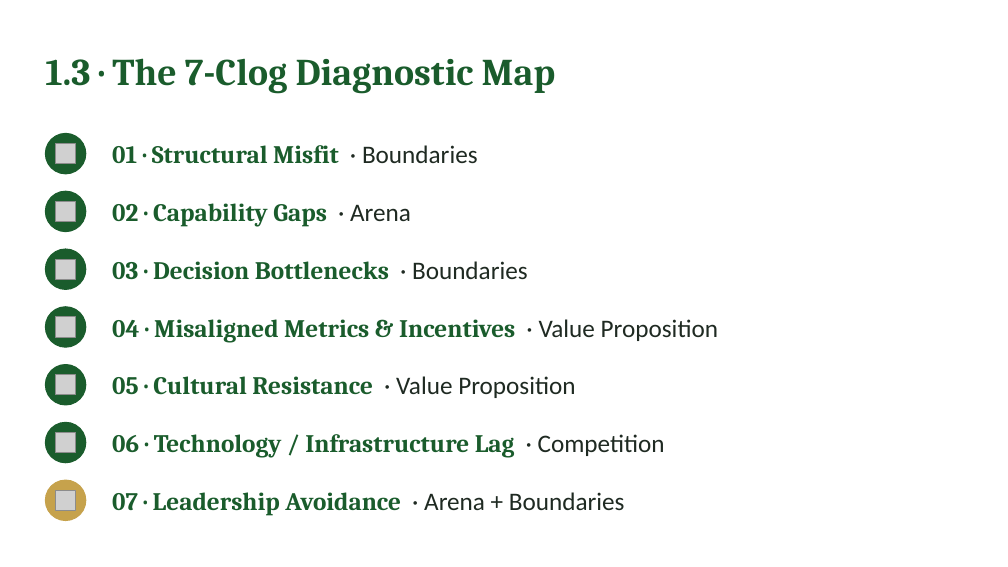
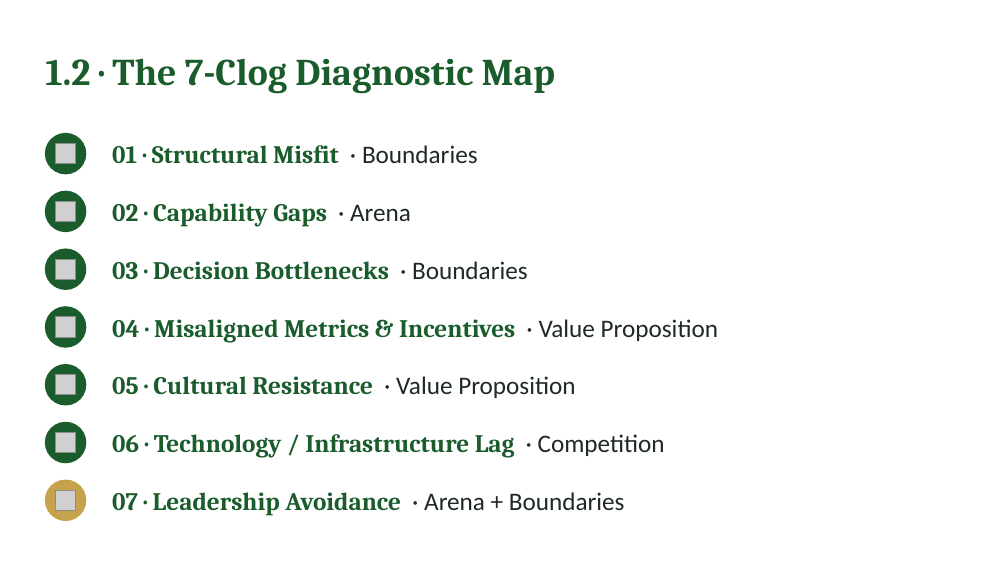
Before and after one commit to IBSL26/ibsl-platform, a slide deck: slide 6 of Unit decks/Unit 09 - Strategic Unclogging.pptx (slide 7 before the commit). Drawn at 1008x567 pixels with LibreOffice and Linux fonts; fonts in the diff are those of the drawing; grey boxes stand for pictures. Boxes give left, top, right and bottom in pixels: in the first picture for what was removed or moved away, otherwise in the second. Text is boxed around its words. In the diff, an @@ line names an element or a change of style, - is before the commit and + after.

```diff
--- a/Unit decks/Unit 09 - Strategic Unclogging.pptx
+++ b/Unit decks/Unit 09 - Strategic Unclogging.pptx
@@ text at [45, 58, 555, 93]: text changed @@
-1.3 · The 7-Clog Diagnostic Map
+1.2 · The 7-Clog Diagnostic Map
```
Also in this commit, not shown: 11 other slides changed, 10 slides added, 4 slides removed, 29 other files.
